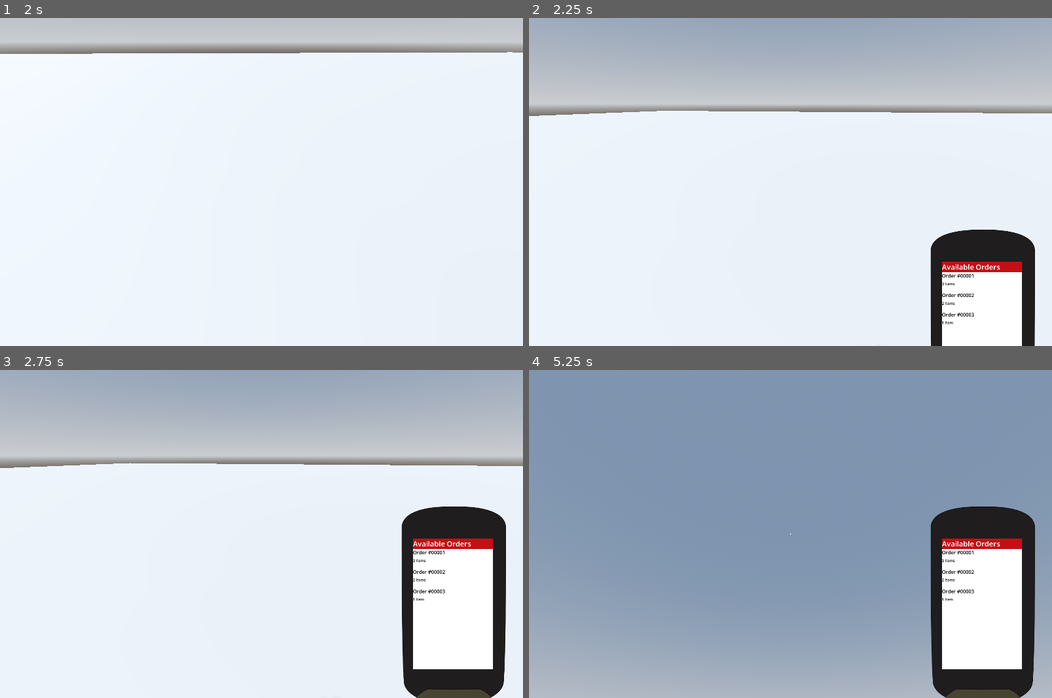
Above: before the commit, frames 1-4 (two rows, left to right).
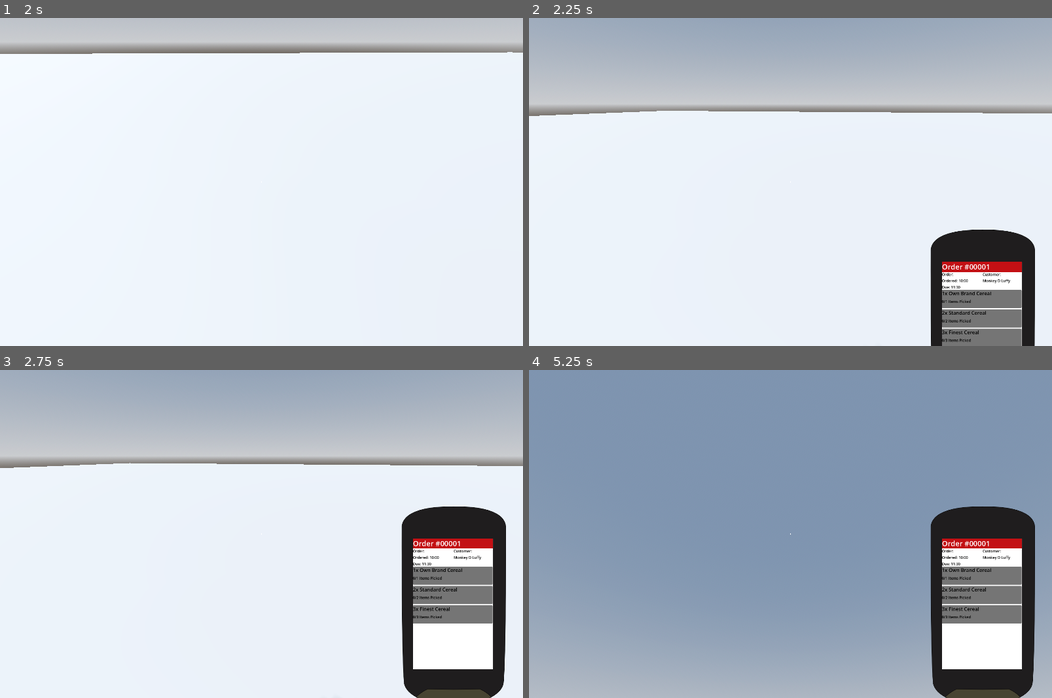
Above: after the commit, the same moments.

Repository: Allus-Interactive/speedy-shopper
Game: Godot game, scene res://game/world/shops/shop.tscn
Same seed, same stepped clock (60 frames per second), same inputs: the game is played once before the commit and once after it.
Inputs (mouse positions are in pixels of both pictures, inside the frame that each line leads up to):
- Up to frame 1 (2 s): tap Enter at 0.5 s; move the mouse to (376, 165) at 0.52 s; hold D (product_rotate_right) 0.53-1.28 s; tap E (interact) at 0.6 s; click (376, 165) at 0.67 s; move the mouse to (235, 182) at 1.27 s; hold W (forwards) from 1.28 s (still down); tap R (replace) at 1.35 s
- Up to frame 2 (2.25 s): keep holding W (forwards); tap Space at 2 s; move the mouse to (800, 175) at 2.02 s; tap T (toggle_scanner) at 2.1 s
- Up to frame 3 (2.75 s): keep holding W (forwards)
- Up to frame 4 (5.25 s): release W (forwards) at 2.75 s; click (984, 576) at 2.77 s; click (984, 596) at 3.52 s; click (984, 612) at 4.27 s; tap Enter at 5 s; move the mouse to (785, 540) at 5.02 s; hold W (forwards) from 5.03 s (still down); tap E (interact) at 5.1 s; click (785, 540) at 5.17 s

Frame 1 is identical in both runs. In frame 2, 2.8% of the frame differs, in the area x 78-95%, y 74-100%; in frame 3, 2.9%, in the area x 78-95%, y 51-78%; in frame 4, 2.9%.

Commit message:
started game loop to accept order

Diff:
--- a/godot-project/game/global/job_manager.gd
+++ b/godot-project/game/global/job_manager.gd
@@ -44,6 +44,8 @@
 	},
 ]
 
-func accept_available_job() -> void:
-	# move selected job to accepted_orders in order manager
-	pass
+func select_order_by_id(id: int) -> void:
+	for order in available_orders:
+		if order.get("order_id") == id:
+			TheOrderManager.active_order = order
+	# TODO: Handle order not found?
--- a/godot-project/game/global/order_manager.gd
+++ b/godot-project/game/global/order_manager.gd
@@ -21,8 +21,8 @@
 	"reward": 10
 }
 
-var active_order: Dictionary = temp_order # TODO: should be initalized as {}
-var accepted_orders: Array = [] # TODO: should be initialized as []
+var active_order: Dictionary = {}
+var accepted_orders: Array = []
 
 func scan_product(product_id: int) -> bool:
 	if active_order.is_empty():
--- a/godot-project/game/ui/scanner/accepted_item_label/accepted_item_label.gd
+++ b/godot-project/game/ui/scanner/accepted_item_label/accepted_item_label.gd
@@ -1,8 +1,8 @@
-extends ColorRect
+extends Button
 
 class_name AcceptedItemLabel
 
-@onready var order_label: Label = $OrderLabel
+@onready var order_label: Label = $LabelBackground/OrderLabel
 
 func _ready() -> void:
 	pass
--- a/godot-project/game/ui/scanner/accepted_item_label/accepted_item_label.tscn
+++ b/godot-project/game/ui/scanner/accepted_item_label/accepted_item_label.tscn
@@ -3,13 +3,19 @@
 [ext_resource type="Script" uid="uid://bv0ynet7u3f6l" path="res://game/ui/scanner/accepted_item_label/accepted_item_label.gd" id="1_qvax5"]
 [ext_resource type="Theme" uid="uid://ch0elgt0g6a0j" path="res://assets/themes/scanner.tres" id="2_rxcdk"]
 
-[node name="AcceptedItemLabel" type="ColorRect" unique_id=504880122]
+[node name="AcceptedItemLabel" type="Button" unique_id=109380380]
 custom_minimum_size = Vector2(262, 60)
+offset_right = 8.0
+offset_bottom = 8.0
+script = ExtResource("1_qvax5")
+
+[node name="LabelBackground" type="ColorRect" parent="." unique_id=504880122]
+custom_minimum_size = Vector2(262, 60)
+layout_mode = 0
 offset_right = 40.0
 offset_bottom = 40.0
-script = ExtResource("1_qvax5")
 
-[node name="OrderLabel" type="Label" parent="." unique_id=638655724]
+[node name="OrderLabel" type="Label" parent="LabelBackground" unique_id=638655724]
 custom_minimum_size = Vector2(262, 40)
 layout_mode = 0
 offset_right = 40.0
@@ -17,7 +23,7 @@
 theme = ExtResource("2_rxcdk")
 text = "Order #12345"
 
-[node name="QuantityLabel" type="Label" parent="." unique_id=1306817961]
+[node name="QuantityLabel" type="Label" parent="LabelBackground" unique_id=1306817961]
 visible = false
 custom_minimum_size = Vector2(262, 20)
 layout_mode = 0
--- a/godot-project/game/ui/scanner/available_item_label/available_item_label.gd
+++ b/godot-project/game/ui/scanner/available_item_label/available_item_label.gd
@@ -1,17 +1,27 @@
-extends ColorRect
+extends Button
 
 class_name AvailableItemLabel
 
-@onready var order_label: Label = $OrderLabel
-@onready var quantity_label: Label = $QuantityLabel
+@onready var order_label: Label = $LabelBackground/OrderLabel
+@onready var quantity_label: Label = $LabelBackground/QuantityLabel
+
+var order_id: int = 0
 
 func _ready() -> void:
-	pass
+	self.focus_mode = Control.FOCUS_ALL
 
 func populate_data(order_number: int, item_qty: int) -> void:
+	order_id = order_number
 	order_label.text = "Order #" + str(order_number).pad_zeros(5)
 	# TODO: Must be a better way to handle this?!
 	if item_qty == 1:
 		quantity_label.text = str(item_qty) + " Item"
 	else:
 		quantity_label.text = str(item_qty) + " Items"
+
+func focus_on_button() -> void:
+	self.grab_focus()
+
+func _pressed() -> void:
+	print("You pressed a button!")
+	TheJobManager.select_order_by_id(order_id)
--- a/godot-project/game/ui/scanner/available_item_label/available_item_label.tscn
+++ b/godot-project/game/ui/scanner/available_item_label/available_item_label.tscn
@@ -3,13 +3,19 @@
 [ext_resource type="Script" uid="uid://do7cq6kemoav2" path="res://game/ui/scanner/available_item_label/available_item_label.gd" id="1_yn8xm"]
 [ext_resource type="Theme" uid="uid://ch0elgt0g6a0j" path="res://assets/themes/scanner.tres" id="2_7gfbs"]
 
-[node name="AvailableItemLabel" type="ColorRect" unique_id=1635080303]
+[node name="AvailableItemLabel" type="Button" unique_id=2091378325]
 custom_minimum_size = Vector2(262, 60)
+offset_right = 8.0
+offset_bottom = 8.0
+script = ExtResource("1_yn8xm")
+
+[node name="LabelBackground" type="ColorRect" parent="." unique_id=1635080303]
+custom_minimum_size = Vector2(262, 60)
+layout_mode = 0
 offset_right = 40.0
 offset_bottom = 40.0
-script = ExtResource("1_yn8xm")
 
-[node name="OrderLabel" type="Label" parent="." unique_id=1210886563]
+[node name="OrderLabel" type="Label" parent="LabelBackground" unique_id=1210886563]
 custom_minimum_size = Vector2(262, 40)
 layout_mode = 0
 offset_right = 40.0
@@ -17,7 +23,7 @@
 theme = ExtResource("2_7gfbs")
 text = "Order #12345"
 
-[node name="QuantityLabel" type="Label" parent="." unique_id=1815586305]
+[node name="QuantityLabel" type="Label" parent="LabelBackground" unique_id=1815586305]
 custom_minimum_size = Vector2(262, 20)
 layout_mode = 0
 offset_top = 30.0
--- a/godot-project/game/ui/scanner/item_label/item_label.gd
+++ b/godot-project/game/ui/scanner/item_label/item_label.gd
@@ -1,10 +1,10 @@
-extends ColorRect
+extends Button
 
 class_name ItemLabel
 
-@onready var item_label: ColorRect = $"."
-@onready var product_label: Label = $ProductLabel
-@onready var quantity_label: Label = $QuantityLabel
+@onready var label_background: ColorRect = $LabelBackground
+@onready var product_label: Label = $LabelBackground/ProductLabel
+@onready var quantity_label: Label = $LabelBackground/QuantityLabel
 
 func _ready() -> void:
 	pass
@@ -14,6 +14,6 @@
 	quantity_label.text = "%d/%d Items Picked" % [scanned_qty, required_qty]
 
 	if scanned_qty >= required_qty:
-		item_label.color = Color.GRAY
+		label_background.color = Color.GRAY
 	else:
-		item_label.color = Color.TRANSPARENT
+		label_background.color = Color.TRANSPARENT
--- a/godot-project/game/ui/scanner/item_label/item_label.tscn
+++ b/godot-project/game/ui/scanner/item_label/item_label.tscn
@@ -3,11 +3,17 @@
 [ext_resource type="Theme" uid="uid://ch0elgt0g6a0j" path="res://assets/themes/scanner.tres" id="1_0dti8"]
 [ext_resource type="Script" uid="uid://dqite86dhjx0" path="res://game/ui/scanner/item_label/item_label.gd" id="1_l0xvm"]
 
-[node name="ItemLabel" type="ColorRect" unique_id=1662033234]
+[node name="ItemLabel" type="Button" unique_id=475212200]
 custom_minimum_size = Vector2(262, 60)
+offset_right = 8.0
+offset_bottom = 8.0
 script = ExtResource("1_l0xvm")
 
-[node name="ProductLabel" type="Label" parent="." unique_id=1106363421]
+[node name="LabelBackground" type="ColorRect" parent="." unique_id=1662033234]
+custom_minimum_size = Vector2(262, 60)
+layout_mode = 0
+
+[node name="ProductLabel" type="Label" parent="LabelBackground" unique_id=1106363421]
 custom_minimum_size = Vector2(262, 40)
 layout_mode = 0
 offset_right = 40.0
@@ -15,7 +21,7 @@
 theme = ExtResource("1_0dti8")
 text = "2x Skimmed Milk"
 
-[node name="QuantityLabel" type="Label" parent="." unique_id=1619794723]
+[node name="QuantityLabel" type="Label" parent="LabelBackground" unique_id=1619794723]
 custom_minimum_size = Vector2(262, 20)
 layout_mode = 0
 offset_top = 30.0
--- a/godot-project/game/ui/scanner/scanner_ui.gd
+++ b/godot-project/game/ui/scanner/scanner_ui.gd
@@ -34,6 +34,7 @@
 
 func _ready() -> void:
 	scanner_container.position.y = closed_y
+	initialize_scanner_ui()
 
 	if not TheOrderManager.order_updated.is_connected(refresh_from_order):
 		TheOrderManager.order_updated.is_connected(refresh_from_order)
@@ -51,7 +52,10 @@
 	if is_open:
 		return
 
-	refresh_from_order()
+	var order = TheOrderManager.active_order
+	if order:
+		refresh_from_order()
+
 	is_open = true
 	_animate_to(open_y)
 
@@ -74,29 +78,21 @@
 	is_animating = false
 
 func refresh_from_order() -> void:
-	#var order = TheOrderManager.active_order
-	var order = {}
+	var order = TheOrderManager.active_order
+
 	if order:
-		print("Show current Order")
 		# show current order view
 		current_order_view.visible = true
 		accepted_orders_view.visible = false
 		available_orders_view.visible = false
 		_build_current_order_view(order)
-	elif TheOrderManager.accepted_orders.size() > 0:
-		print("Show accepted Orders")
-		# show accepted order view
-		current_order_view.visible = false
-		accepted_orders_view.visible = true
-		available_orders_view.visible = false
-		_build_accepted_orders_view()
-	else:
-		print("Show available Orders")
-		# show available orders
-		current_order_view.visible = false
-		accepted_orders_view.visible = false
-		available_orders_view.visible = true
-		_build_available_orders_view()
+
+func initialize_scanner_ui() -> void:
+	# show available orders list
+	current_order_view.visible = false
+	accepted_orders_view.visible = false
+	available_orders_view.visible = true
+	_build_available_orders_view()
 
 	# TODO: investigate if we need this
 	#if order.is_empty():
@@ -165,8 +161,10 @@
 	_rebuild_available_items_list(items)
 
 func _rebuild_available_items_list(items: Array) -> void:
-	for child in accepted_items_list.get_children():
+	for child in available_items_list.get_children():
 		child.queue_free()
+
+	var button_in_focus: bool = false
 
 	for item in items:
 		var row: AvailableItemLabel = available_item_label_scene.instantiate()
@@ -179,3 +177,7 @@
 		available_items_list.add_child(row)
 		# populate label data
 		row.populate_data(order_number, item_qty)
+
+		if not button_in_focus:
+			row.focus_on_button()
+			button_in_focus = true
--- a/godot-project/game/ui/scanner/scanner_ui.tscn
+++ b/godot-project/game/ui/scanner/scanner_ui.tscn
@@ -112,6 +112,7 @@
 layout_mode = 2
 
 [node name="AcceptedOrdersView" type="MarginContainer" parent="ScannerContainer/Screen" unique_id=971138079]
+visible = false
 custom_minimum_size = Vector2(264, 430)
 layout_mode = 0
 offset_right = 40.0
--- a/godot-project/project.godot
+++ b/godot-project/project.godot
@@ -35,25 +35,21 @@
 forwards={
 "deadzone": 0.2,
 "events": [Object(InputEventKey,"resource_local_to_scene":false,"resource_name":"","device":-1,"window_id":0,"alt_press …(192 unchanged characters)…
-, Object(InputEventKey,"resource_local_to_scene":false,"resource_name":"","device":-1,"window_id":0,"alt_pressed":false,"shift_pressed":false,"ctrl_pressed":false,"meta_pressed":false,"pressed":false,"keycode":0,"physical_keycode":4194320,"key_label":0,"unicode":0,"location":0,"echo":false,"script":null)
 ]
 }
 left={
 "deadzone": 0.2,
 "events": [Object(InputEventKey,"resource_local_to_scene":false,"resource_name":"","device":-1,"window_id":0,"alt_press …(191 unchanged characters)…
-, Object(InputEventKey,"resource_local_to_scene":false,"resource_name":"","device":-1,"window_id":0,"alt_pressed":false,"shift_pressed":false,"ctrl_pressed":false,"meta_pressed":false,"pressed":false,"keycode":0,"physical_keycode":4194319,"key_label":0,"unicode":0,"location":0,"echo":false,"script":null)
 ]
 }
 right={
 "deadzone": 0.2,
 "events": [Object(InputEventKey,"resource_local_to_scene":false,"resource_name":"","device":-1,"window_id":0,"alt_press …(192 unchanged characters)…
-, Object(InputEventKey,"resource_local_to_scene":false,"resource_name":"","device":-1,"window_id":0,"alt_pressed":false,"shift_pressed":false,"ctrl_pressed":false,"meta_pressed":false,"pressed":false,"keycode":0,"physical_keycode":4194321,"key_label":0,"unicode":0,"location":0,"echo":false,"script":null)
 ]
 }
 backwards={
 "deadzone": 0.2,
 "events": [Object(InputEventKey,"resource_local_to_scene":false,"resource_name":"","device":-1,"window_id":0,"alt_press …(192 unchanged characters)…
-, Object(InputEventKey,"resource_local_to_scene":false,"resource_name":"","device":-1,"window_id":0,"alt_pressed":false,"shift_pressed":false,"ctrl_pressed":false,"meta_pressed":false,"pressed":false,"keycode":0,"physical_keycode":4194322,"key_label":0,"unicode":0,"location":0,"echo":false,"script":null)
 ]
 }
 interact={
@@ -106,3 +102,28 @@
 "events": [Object(InputEventKey,"resource_local_to_scene":false,"resource_name":"","device":-1,"window_id":0,"alt_press …(192 unchanged characters)…
 ]
 }
+scanner_ui_up={
+"deadzone": 0.2,
+"events": [Object(InputEventKey,"resource_local_to_scene":false,"resource_name":"","device":-1,"window_id":0,"alt_pressed":false,"shift_pressed":false,"ctrl_pressed":false,"meta_pressed":false,"pressed":false,"keycode":0,"physical_keycode":4194320,"key_label":0,"unicode":0,"location":0,"echo":false,"script":null)
+]
+}
+scanner_ui_right={
+"deadzone": 0.2,
+"events": [Object(InputEventKey,"resource_local_to_scene":false,"resource_name":"","device":-1,"window_id":0,"alt_pressed":false,"shift_pressed":false,"ctrl_pressed":false,"meta_pressed":false,"pressed":false,"keycode":0,"physical_keycode":4194321,"key_label":0,"unicode":0,"location":0,"echo":false,"script":null)
+]
+}
+scanner_ui_left={
+"deadzone": 0.2,
+"events": [Object(InputEventKey,"resource_local_to_scene":false,"resource_name":"","device":-1,"window_id":0,"alt_pressed":false,"shift_pressed":false,"ctrl_pressed":false,"meta_pressed":false,"pressed":false,"keycode":0,"physical_keycode":4194319,"key_label":0,"unicode":0,"location":0,"echo":false,"script":null)
+]
+}
+scanner_ui_down={
+"deadzone": 0.2,
+"events": [Object(InputEventKey,"resource_local_to_scene":false,"resource_name":"","device":-1,"window_id":0,"alt_pressed":false,"shift_pressed":false,"ctrl_pressed":false,"meta_pressed":false,"pressed":false,"keycode":0,"physical_keycode":4194322,"key_label":0,"unicode":0,"location":0,"echo":false,"script":null)
+]
+}
+scanner_ui_select={
+"deadzone": 0.2,
+"events": [Object(InputEventKey,"resource_local_to_scene":false,"resource_name":"","device":-1,"window_id":0,"alt_pressed":false,"shift_pressed":false,"ctrl_pressed":false,"meta_pressed":false,"pressed":false,"keycode":0,"physical_keycode":4194309,"key_label":0,"unicode":0,"location":0,"echo":false,"script":null)
+]
+}
